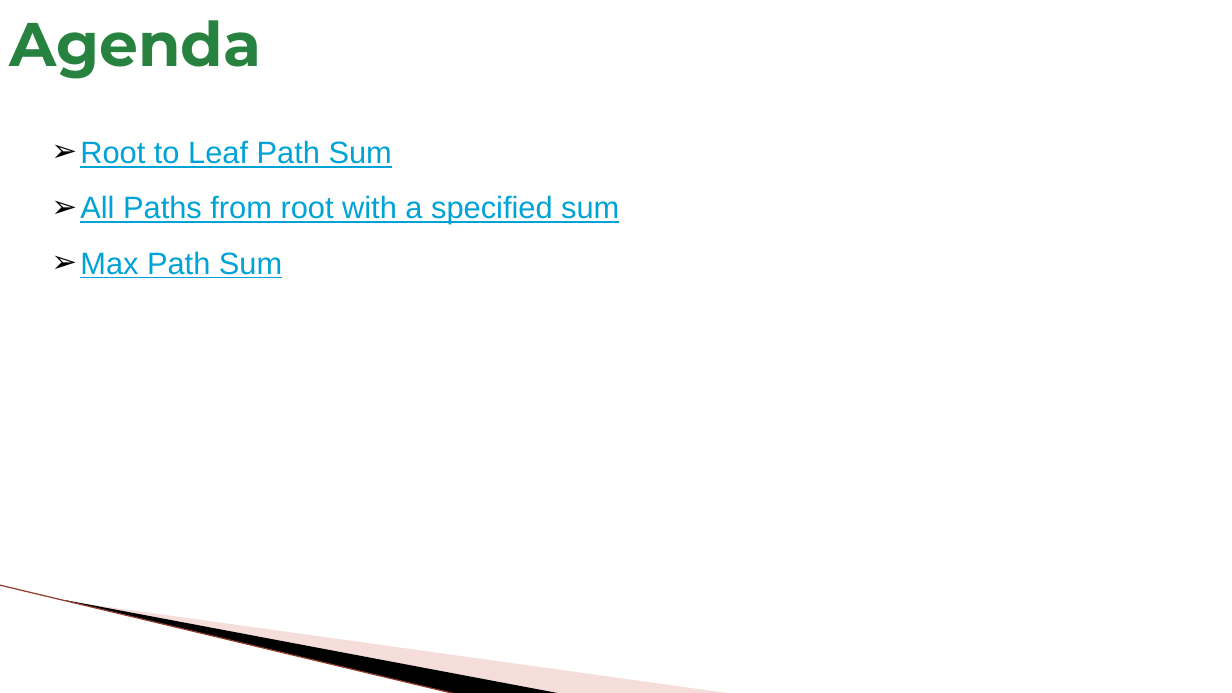
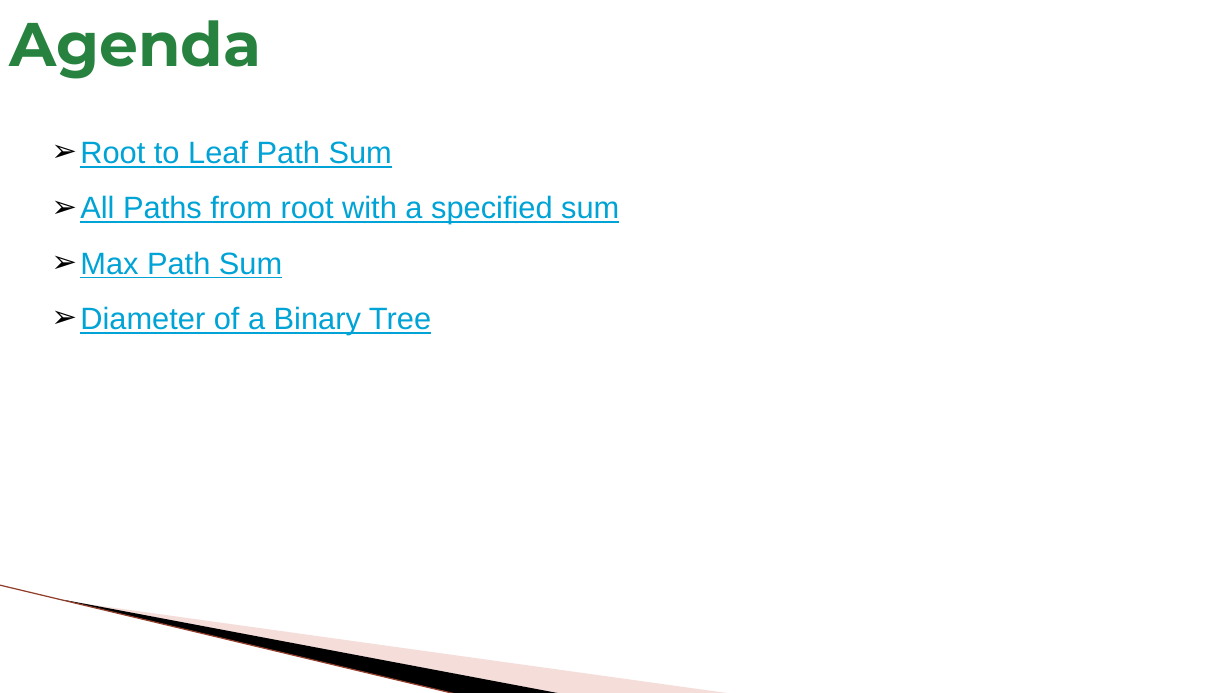
Before and after one commit to absolutesingh/DEF21-03, a slide deck: slide 2 of Day 26/Class - 26.pptx. Drawn at 1232x693 pixels with LibreOffice and Linux fonts; fonts in the diff are those of the drawing; background and template pictures are left out. Boxes give left, top, right and bottom in pixels: in the first picture for what was removed or moved away, otherwise in the second. Text is boxed around its words. In the diff, an @@ line names an element or a change of style, - is before the commit and + after.

Commit message:
Binary Tree  Interview Questions -> Diameter + Check for BST + Convert a BT to LL + Print all nodes at distance k.

```diff
--- a/Day 26/Class - 26.pptx
+++ b/Day 26/Class - 26.pptx
@@ text at box(80, 306, 431, 335): paragraph added @@
+➢ Diameter of a Binary Tree
```
Also in this commit, not shown: 3 other files.
